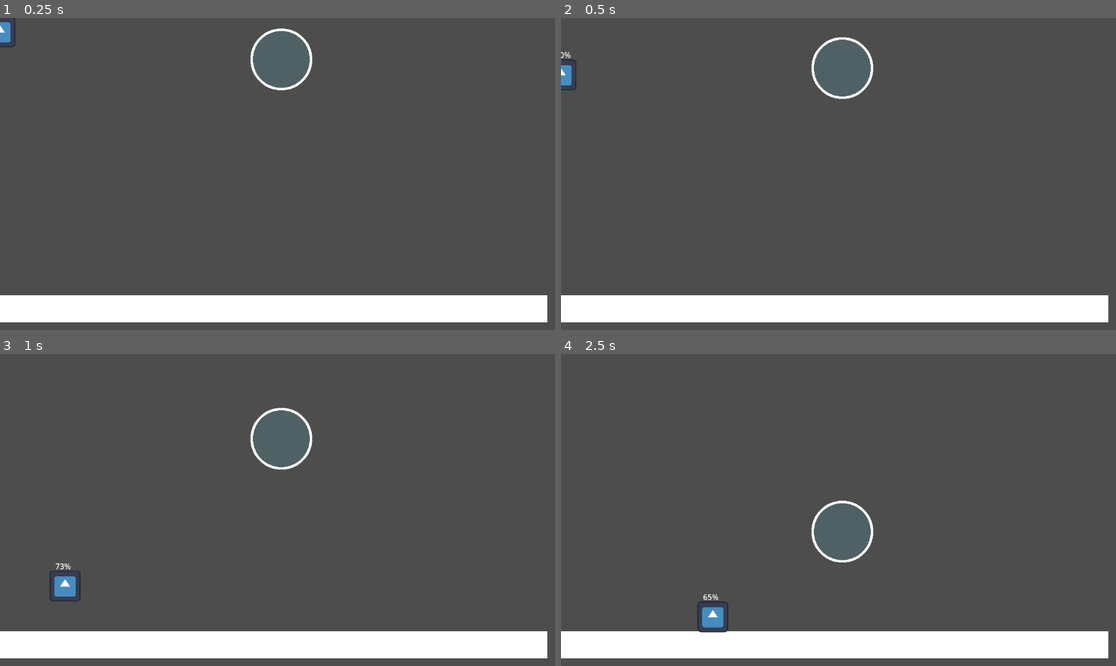
Above: before the commit, frames 1-4 (two rows, left to right).
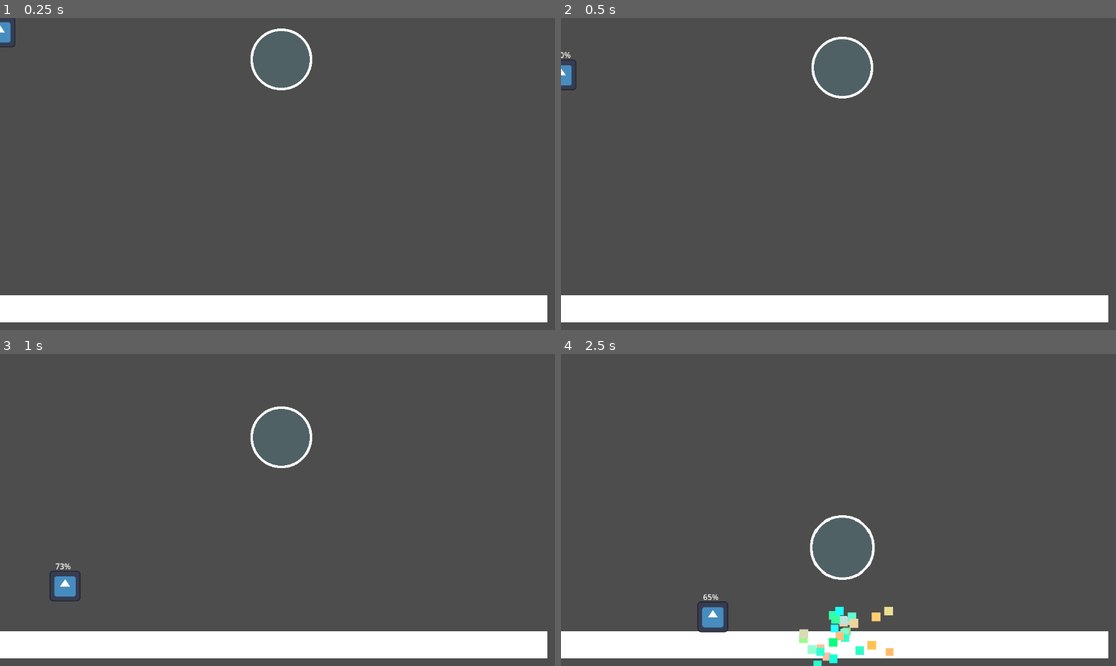
Above: after the commit, the same moments.

Repository: ron0studios/Global-Game-Jam-2025
Game: Godot game, scene res://objects/sandbox.tscn
The game is run twice, just before and just after one commit, with the same random seed, the same clock (stepped at 60 frames per second) and the same inputs. The engine's default icon, where the game draws it, is replaced by a stand-in: a white triangle on a blue panel in a dark square.
Inputs (mouse positions are in pixels of both pictures, inside the frame that each line leads up to):
- Up to frame 1 (0.25 s): no input
- Up to frame 2 (0.5 s): no input
- Up to frame 3 (1 s): move the mouse to (399, 494) at 0.52 s; hold Right (ui_right) from 0.53 s (still down); hold Space (blow) from 0.53 s (still down); tap W (jump) at 0.77 s
- Up to frame 4 (2.5 s): move the mouse to (727, 525) at 1.27 s; release Space (blow) at 1.28 s; tap Space (blow) at 1.35 s; tap W (jump) at 1.52 s; move the mouse to (894, 441) at 2.02 s; release Right (ui_right) at 2.03 s; hold Left (ui_left) from 2.03 s (still down); hold Space (blow) from 2.03 s (still down)

Frame 1 is identical in both runs. In frame 2, 0.1% of the frame differs, in the area x 45-57%, y 6-27%; in frame 3, 0.3%; in frame 4, 1.6%, in the area x 42-60%, y 46-100%.

Commit message:
Brought back particles
Accidentally got rid of them before, now they appear when the bubble collides with a static body. Also the bubble bounces weirdly high when the player jumps under it but not sure how to fix

Diff:
--- a/objects/bubble.gd
+++ b/objects/bubble.gd
@@ -6,7 +6,6 @@
 var fall_speed = 150
 var prev_velocity
 signal hit
-
 
 func hit_floor():
 	var wobble = get_tree().create_tween().set_trans(Tween.TRANS_BOUNCE)
@@ -22,3 +21,9 @@
 
 func _physics_process(delta: float) -> void:
 	pass
+
+
+
+func _on_body_entered(body: Node) -> void:
+	if body.name == "StaticBody2D":
+		hit_floor()
--- a/objects/bubble.tscn
+++ b/objects/bubble.tscn
@@ -27,8 +27,8 @@
 collision_mask = 3
 physics_material_override = SubResource("PhysicsMaterial_spq51")
 gravity_scale = 0.2
-linear_damp_mode = 1
-angular_damp_mode = 1
+contact_monitor = true
+max_contacts_reported = 1
 script = ExtResource("1_xtskb")
 
 [node name="Sprite2D" type="Sprite2D" parent="."]
@@ -54,3 +54,5 @@
 hue_variation_min = -1.0
 hue_variation_max = 1.0
 hue_variation_curve = SubResource("Curve_2sq8o")
+
+[connection signal="body_entered" from="." to="." method="_on_body_entered"]
